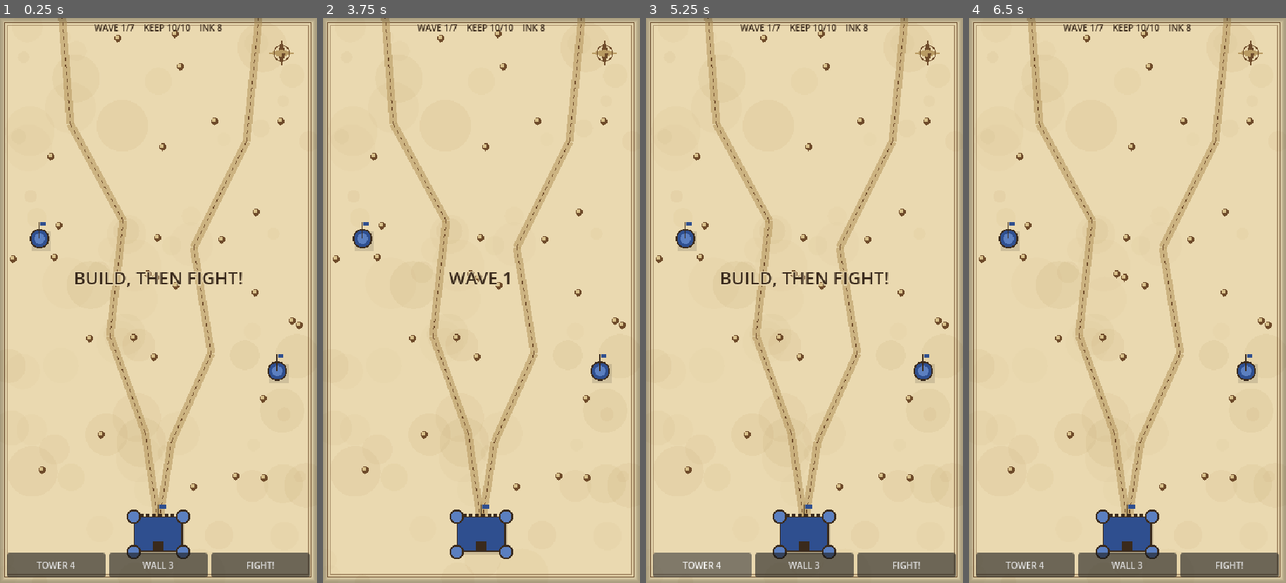
Above: before the commit, frames 1-4 (left to right).
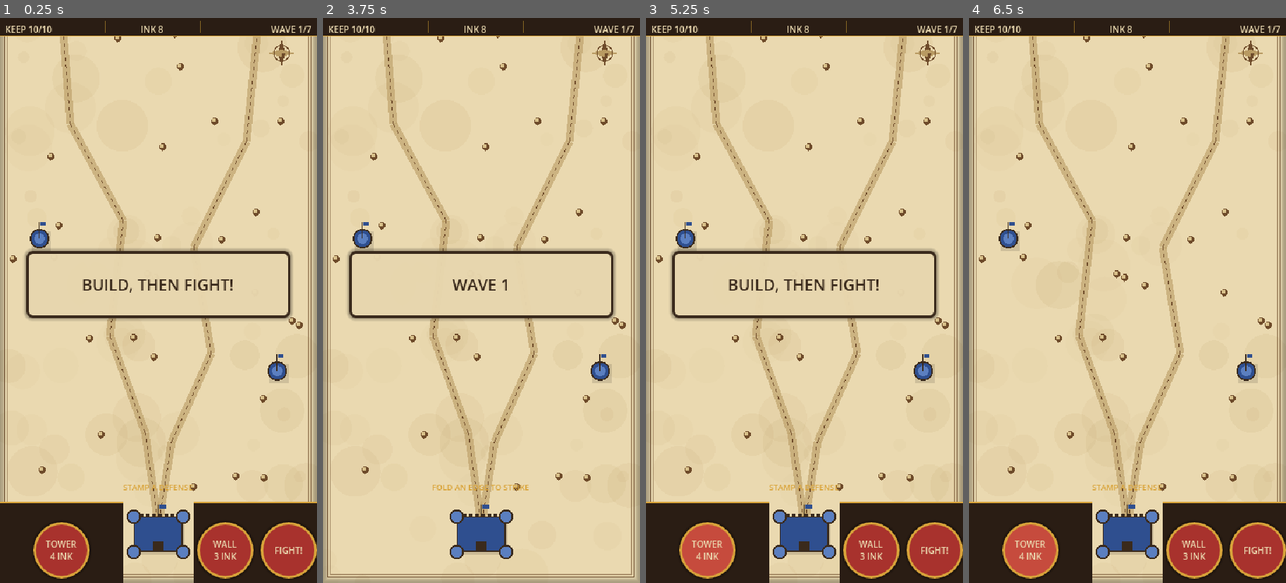
Above: after the commit, the same moments.

Repository: vortechU/folded-keep
Game: Godot game, scene res://scenes/main.tscn
The game is run twice, just before and just after one commit, with the same random seed, the same clock (stepped at 60 frames per second) and the same inputs.
Inputs (mouse positions are in pixels of both pictures, inside the frame that each line leads up to):
- Up to frame 1 (0.25 s): no input
- Up to frame 2 (3.75 s): click (380, 566) at 0.5 s, where only the run before the commit has a clickable "TOWER 4"; click (383, 549) at 1.25 s, where only the run after the commit has a clickable "TOWER 4 INK"; click (481, 566) at 2 s, where only the run before the commit has a clickable "WALL 3"; click (548, 549) at 2.75 s, where only the run after the commit has a clickable "WALL 3 INK"; click "FIGHT!" at 3.5 s
- Up to frame 3 (5.25 s): tap Enter at 4.25 s; move the mouse to (874, 272) at 4.27 s; tap R at 4.35 s; click (874, 272) at 4.42 s; click (703, 566) at 5 s, where only the run before the commit has a clickable "TOWER 4"
- Up to frame 4 (6.5 s): click (1029, 549) at 5.75 s, where only the run after the commit has a clickable "TOWER 4 INK"

The runs differ from the first frame. In frame 1, 19% of the frame differs, in the area x 0-100%, y 0-100%; in frame 2, 6.2%; in frame 3, 19%; in frame 4, 15%.

Commit message:
Task #8: wax-seal HUD (Codex), layout fixes from review (Keep and edges kept clear, costs read from Waves.COSTS)
Co-Authored-By: Claude Opus 5.5 <noreply@anthropic.com>

Diff:
--- a/scenes/main.tscn
+++ b/scenes/main.tscn
@@ -7,7 +7,7 @@
 [ext_resource type="Script" path="res://scripts/fold/fold_controller.gd" id="5_foldctl"]
 
 [ext_resource type="Script" path="res://scripts/game/build_controller.gd" id="6_build"]
-[ext_resource type="Script" path="res://scripts/ui/proto_hud.gd" id="7_hud"]
+[ext_resource type="Script" path="res://scripts/ui/hud.gd" id="7_hud"]
 
 [sub_resource type="ShaderMaterial" id="ShaderMaterial_fold"]
 shader = ExtResource("4_fold")
--- /dev/null
+++ b/scripts/ui/hud.gd
@@ -0,0 +1,200 @@
+extends Control
+## Parchment HUD. Gameplay state and requests pass exclusively through Events.
+
+const PANEL := Color("#2A1D14")
+const WAX := Color("#A8322D")
+const WAX_LIT := Color("#C64B3D")
+const WAX_DARK := Color("#75231F")
+const GOLD := Color("#D9A43A")
+const PAPER := Color("#EAD9B0")
+const INK := Color("#3A2A1C")
+const BLUE := Color("#5B7FC0")
+
+var _keep_hp := 0
+var _keep_max_hp := 0
+var _ink := 0
+var _wave := 0
+var _total_waves := 0
+var _phase := "build"
+var _selected_kind := ""
+var _buttons: Dictionary = {}
+var _keep_label: Label
+var _ink_label: Label
+var _wave_label: Label
+var _phase_label: Label
+var _banner_panel: PanelContainer
+var _banner_label: Label
+var _banner_tween: Tween
+var _costs: Dictionary = {"tower": 4, "wall": 3}
+
+
+func _ready() -> void:
+	set_anchors_preset(Control.PRESET_FULL_RECT)
+	mouse_filter = Control.MOUSE_FILTER_IGNORE
+	_costs = Waves.COSTS
+	_keep_label = _label(Vector2(6, 2), Vector2(108, 18), 10)
+	_ink_label = _label(Vector2(126, 2), Vector2(94, 18), 10)
+	_wave_label = _label(Vector2(234, 2), Vector2(120, 18), 10)
+	_keep_label.horizontal_alignment = HORIZONTAL_ALIGNMENT_LEFT
+	_ink_label.horizontal_alignment = HORIZONTAL_ALIGNMENT_CENTER
+	_wave_label.horizontal_alignment = HORIZONTAL_ALIGNMENT_RIGHT
+	_phase_label = _label(Vector2(0, 520), Vector2(360, 17), 9)
+	_phase_label.add_theme_color_override("font_color", GOLD)
+	_make_banner()
+	# Keep the Keep (x 140-220, y 545-625) and the bottom edge clear: buttons sit in the
+	# side bands only (0-140 and 220-360), never over the Keep's footprint.
+	_buttons["tower"] = _seal("TOWER\n%d INK" % _costs.get("tower", 4), 38.0, func() -> void: _request_build("tower"))
+	_buttons["wall"] = _seal("WALL\n%d INK" % _costs.get("wall", 3), 224.0, func() -> void: _request_build("wall"))
+	_buttons["fight"] = _seal("FIGHT!", 296.0, func() -> void: Events.start_wave_requested.emit())
+	Events.keep_hp_changed.connect(_on_keep_hp_changed)
+	Events.ink_changed.connect(_on_ink_changed)
+	Events.wave_changed.connect(_on_wave_changed)
+	Events.phase_changed.connect(_on_phase_changed)
+	Events.banner.connect(_show_banner)
+	_refresh()
+
+
+func _draw() -> void:
+	# Dark wood rail keeps the top status readable over the parchment map. Kept <=22px
+	# tall per the HUD layout rules and always input-transparent (root mouse_filter IGNORE).
+	draw_rect(Rect2(0, 0, 360, 21), PANEL)
+	draw_rect(Rect2(0, 20, 360, 1), GOLD)
+	draw_line(Vector2(120, 3), Vector2(120, 17), GOLD.darkened(0.38), 1.0)
+	draw_line(Vector2(228, 3), Vector2(228, 17), GOLD.darkened(0.38), 1.0)
+	# The build bar only exists during the build phase, and even then it leaves the
+	# Keep's footprint (x 140-220, y 545-625) uncovered so it's always visible/grabbable.
+	if _phase == "build":
+		draw_rect(Rect2(0, 548, 140, 92), PANEL)
+		draw_rect(Rect2(220, 548, 140, 92), PANEL)
+		draw_rect(Rect2(0, 548, 140, 2), GOLD)
+		draw_rect(Rect2(220, 548, 140, 2), GOLD)
+
+
+func _label(pos: Vector2, label_size: Vector2, font_size: int) -> Label:
+	var label := Label.new()
+	label.position = pos
+	label.size = label_size
+	label.vertical_alignment = VERTICAL_ALIGNMENT_CENTER
+	label.horizontal_alignment = HORIZONTAL_ALIGNMENT_CENTER
+	label.mouse_filter = Control.MOUSE_FILTER_IGNORE
+	label.add_theme_font_size_override("font_size", font_size)
+	label.add_theme_color_override("font_color", PAPER)
+	add_child(label)
+	return label
+
+
+func _make_banner() -> void:
+	_banner_panel = PanelContainer.new()
+	_banner_panel.position = Vector2(30, 264)
+	_banner_panel.size = Vector2(300, 76)
+	_banner_panel.mouse_filter = Control.MOUSE_FILTER_IGNORE
+	var style := StyleBoxFlat.new()
+	style.bg_color = Color("#EAD9B0", 0.96)
+	style.border_color = INK
+	style.set_border_width_all(3)
+	style.set_corner_radius_all(7)
+	style.shadow_color = Color(0, 0, 0, 0.3)
+	style.shadow_size = 4
+	_banner_panel.add_theme_stylebox_override("panel", style)
+	add_child(_banner_panel)
+	_banner_label = Label.new()
+	_banner_label.horizontal_alignment = HORIZONTAL_ALIGNMENT_CENTER
+	_banner_label.vertical_alignment = VERTICAL_ALIGNMENT_CENTER
+	_banner_label.autowrap_mode = TextServer.AUTOWRAP_WORD_SMART
+	_banner_label.mouse_filter = Control.MOUSE_FILTER_IGNORE
+	_banner_label.add_theme_font_size_override("font_size", 18)
+	_banner_label.add_theme_color_override("font_color", INK)
+	_banner_panel.add_child(_banner_label)
+	_banner_panel.visible = false
+
+
+func _seal(caption: String, x: float, callback: Callable) -> Button:
+	var button := Button.new()
+	button.position = Vector2(x, 571)
+	button.size = Vector2(64, 64)
+	button.text = caption
+	button.mouse_filter = Control.MOUSE_FILTER_STOP
+	button.add_theme_font_size_override("font_size", 10)
+	button.add_theme_color_override("font_color", PAPER)
+	button.add_theme_color_override("font_hover_color", PAPER)
+	button.add_theme_color_override("font_pressed_color", PAPER)
+	button.add_theme_color_override("font_disabled_color", Color("#B89A62"))
+	button.add_theme_stylebox_override("hover", _seal_style(WAX_LIT, GOLD))
+	button.add_theme_stylebox_override("pressed", _seal_style(WAX_DARK, PAPER))
+	button.add_theme_stylebox_override("disabled", _seal_style(Color("#62443A"), Color("#876D4B")))
+	button.add_theme_stylebox_override("focus", StyleBoxEmpty.new())
+	button.pressed.connect(callback)
+	add_child(button)
+	return button
+
+
+func _seal_style(fill: Color, ring: Color) -> StyleBoxFlat:
+	var style := StyleBoxFlat.new()
+	style.bg_color = fill
+	style.border_color = ring
+	style.set_border_width_all(3)
+	style.set_corner_radius_all(32)
+	style.shadow_color = Color(0, 0, 0, 0.35)
+	style.shadow_size = 3
+	return style
+
+
+func _request_build(kind: String) -> void:
+	_selected_kind = "" if _selected_kind == kind else kind
+	Events.build_requested.emit(kind)
+	_refresh()
+
+
+func _on_keep_hp_changed(hp: int, max_hp: int) -> void:
+	_keep_hp = hp
+	_keep_max_hp = max_hp
+	_refresh()
+
+
+func _on_ink_changed(ink: int) -> void:
+	_ink = ink
+	if _selected_kind != "" and ink < int(_costs.get(_selected_kind, 0)):
+		_selected_kind = ""
+	_refresh()
+
+
+func _on_wave_changed(wave: int, total: int) -> void:
+	_wave = wave
+	_total_waves = total
+	_refresh()
+
+
+func _on_phase_changed(phase: String) -> void:
+	_phase = phase
+	_selected_kind = ""
+	queue_redraw()
+	_refresh()
+
+
+func _refresh() -> void:
+	_keep_label.text = "KEEP %d/%d" % [_keep_hp, _keep_max_hp]
+	_ink_label.text = "INK %d" % _ink
+	_wave_label.text = "WAVE %d/%d" % [_wave, _total_waves]
+	_phase_label.text = "STAMP A DEFENSE" if _phase == "build" else "FOLD AN EDGE TO STRIKE"
+	_phase_label.visible = _phase == "build" or _phase == "wave"
+	for kind in ["tower", "wall"]:
+		var button: Button = _buttons[kind]
+		button.visible = _phase == "build"
+		button.disabled = _ink < int(_costs.get(kind, 0))
+		button.add_theme_stylebox_override("normal", _seal_style(BLUE if _selected_kind == kind else WAX, PAPER if _selected_kind == kind else GOLD))
+	_buttons["fight"].visible = _phase == "build"
+	_buttons["fight"].add_theme_stylebox_override("normal", _seal_style(WAX, GOLD))
+
+
+func _show_banner(message: String) -> void:
+	if _banner_tween and _banner_tween.is_running():
+		_banner_tween.kill()
+	_banner_label.text = message
+	_banner_panel.visible = true
+	_banner_panel.modulate.a = 1.0
+	if message.contains("\n"):
+		return
+	_banner_tween = create_tween()
+	_banner_tween.tween_interval(1.4)
+	_banner_tween.tween_property(_banner_panel, "modulate:a", 0.0, 0.35)
+	_banner_tween.tween_callback(func() -> void: _banner_panel.visible = false)
--- a/scripts/ui/proto_hud.gd
+++ /dev/null
@@ -1,77 +0,0 @@
-extends Control
-## PLACEHOLDER HUD, built in code so gameplay is testable. Helper agent replaces this with the
-## real wax-seal HUD (TASKS.md #8). It talks to gameplay ONLY through the Events autoload.
-
-var _top: Label
-var _banner: Label
-var _bar: HBoxContainer
-var _buttons := {}
-var _ink := 0
-var _phase := "build"
-
-
-func _ready() -> void:
-	set_anchors_preset(Control.PRESET_FULL_RECT)
-	mouse_filter = Control.MOUSE_FILTER_IGNORE
-
-	_top = _label(Vector2(8, 4), Vector2(344, 16), 10)
-	_banner = _label(Vector2(0, 280), Vector2(360, 40), 20)
-	_banner.add_theme_color_override("font_outline_color", Palette.PARCHMENT)
-	_banner.add_theme_constant_override("outline_size", 4)
-
-	_bar = HBoxContainer.new()
-	_bar.position = Vector2(8, 606)
-	_bar.size = Vector2(344, 28)
-	_bar.add_theme_constant_override("separation", 4)
-	add_child(_bar)
-	for kind in ["tower", "wall"]:
-		_buttons[kind] = _button("%s %d" % [kind.to_upper(), Waves.COSTS[kind]], func(): Events.build_requested.emit(kind))
-	_buttons["fight"] = _button("FIGHT!", func(): Events.start_wave_requested.emit())
-
-	Events.ink_changed.connect(func(v): _ink = v; _refresh())
-	Events.keep_hp_changed.connect(func(hp, mx): set_meta("hp", "%d/%d" % [hp, mx]); _refresh())
-	Events.wave_changed.connect(func(w, t): set_meta("wave", "%d/%d" % [w, t]); _refresh())
-	Events.phase_changed.connect(_on_phase)
-	Events.banner.connect(_show_banner)
-
-
-func _label(pos: Vector2, sz: Vector2, font_size: int) -> Label:
-	var l := Label.new()
-	l.position = pos
-	l.size = sz
-	l.horizontal_alignment = HORIZONTAL_ALIGNMENT_CENTER
-	l.add_theme_font_size_override("font_size", font_size)
-	l.add_theme_color_override("font_color", Palette.INK)
-	l.mouse_filter = Control.MOUSE_FILTER_IGNORE
-	add_child(l)
-	return l
-
-
-func _button(text: String, cb: Callable) -> Button:
-	var b := Button.new()
-	b.text = text
-	b.size_flags_horizontal = Control.SIZE_EXPAND_FILL
-	b.add_theme_font_size_override("font_size", 10)
-	b.pressed.connect(cb)
-	_bar.add_child(b)
-	return b
-
-
-func _on_phase(phase: String) -> void:
-	_phase = phase
-	_bar.visible = phase == "build"
-	_refresh()
-
-
-func _refresh() -> void:
-	_top.text = "WAVE %s    KEEP %s    INK %d" % [get_meta("wave", "-"), get_meta("hp", "-"), _ink]
-	for kind in ["tower", "wall"]:
-		_buttons[kind].disabled = _ink < Waves.COSTS[kind]
-
-
-func _show_banner(text: String) -> void:
-	_banner.text = text
-	_banner.modulate.a = 1.0
-	var tw := create_tween()
-	tw.tween_interval(1.4 if not text.contains("\n") else 999.0)
-	tw.tween_property(_banner, "modulate:a", 0.0, 0.4)
Not shown, added: scripts/ui/hud.gd.uid
Not shown, removed: scripts/ui/proto_hud.gd.uid
Not shown, changed: TASKS.md
